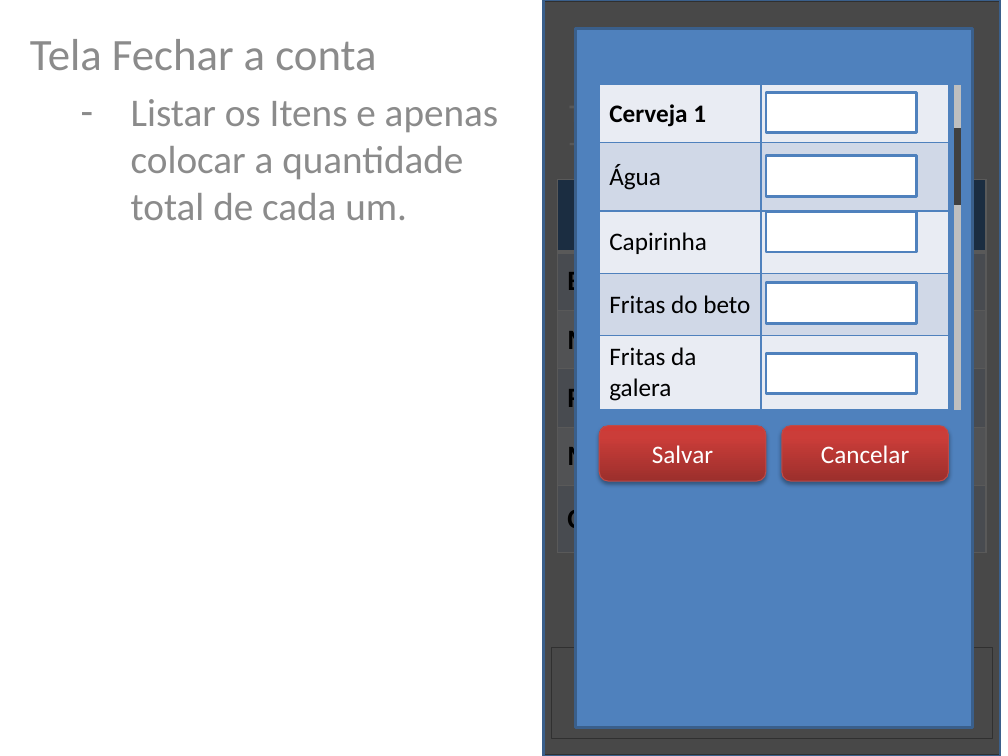
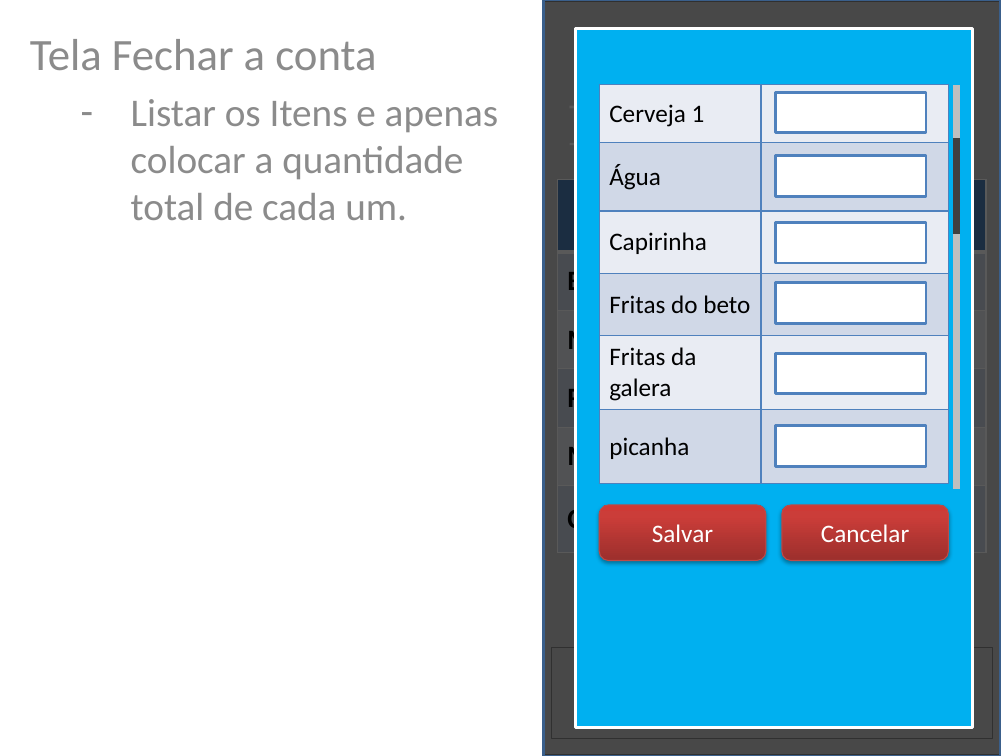
Before and after one commit to betito/proj-beto-rara, a slide deck: slide 5 of ButecoCalc/Calculadora de Buteco - V2.0_rara.pptx. Drawn at 1008x756 pixels with LibreOffice and Linux fonts; fonts in the diff are those of the drawing; grey boxes stand for pictures. Boxes give left, top, right and bottom in pixels: in the first picture for what was removed or moved away, otherwise in the second. Text is boxed around its words. In the diff, an @@ line names an element or a change of style, - is before the commit and + after.

```diff
--- a/ButecoCalc/Calculadora de Buteco - V2.0_rara.pptx
+++ b/ButecoCalc/Calculadora de Buteco - V2.0_rara.pptx
@@ rectangle at [576,29,973,728]: fill #4F81BD to #00B0F0; outline #3A5F8C 2 pt to #FFFFFF 2 pt @@
@@ table at [599,85,949,484] @@
+row 6: picanha | 
@@ line moved from (958, 86) - (958, 409) to (957, 86) - (957, 489) @@
@@ line moved from (958, 128) - (958, 205) to (957, 138) - (957, 234) @@
@@ rectangle: place and size @@
-rectangle at [766,212,917,252]
+rectangle at [775,223,926,263]
@@ 4 rectangles: place and size @@
-4 rectangles at [766,93,917,393]
+4 rectangles at [775,93,926,393]
@@ rectangle added at [775,425,926,466], fill #FFFFFF, outline #4F81BD 2 pt @@
@@ rounded rectangle "Salvar": place and size @@
-rounded rectangle "Salvar" at [599,425,765,481]
+rounded rectangle "Salvar" at [599,505,765,560]
@@ rounded rectangle "Cancelar": place and size @@
-rounded rectangle "Cancelar" at [782,425,949,481]
+rounded rectangle "Cancelar" at [782,505,949,560]
```
Also in this commit, not shown: 2 other slides changed.
